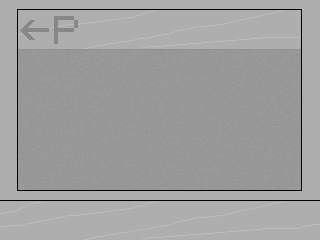
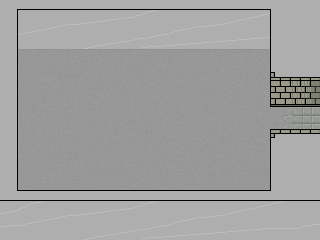
Comparing the layer stacks of the two 320px x 240px images. Changes:
added group "C-0" with 6 layers above "B-0" over [20, 9, 320, 191]
added layer "sewer shade" (47%) in group "C-0" over [292, 81, 320, 104]
added layer "wall-bottom" (1st of 3, in "C-0") in group "C-0" over [270, 49, 320, 191]
added layer "Layer 19 copy" in group "C-0" over [20, 9, 320, 191]
added layer "Layer 17" (50%) in group "C-0" over [284, 107, 320, 129]
added layer "concrete" (1st of 2, in "C-0") in group "C-0" over [20, 9, 320, 191]
hid group "B-0" (6 layers) over [20, 9, 320, 191]
